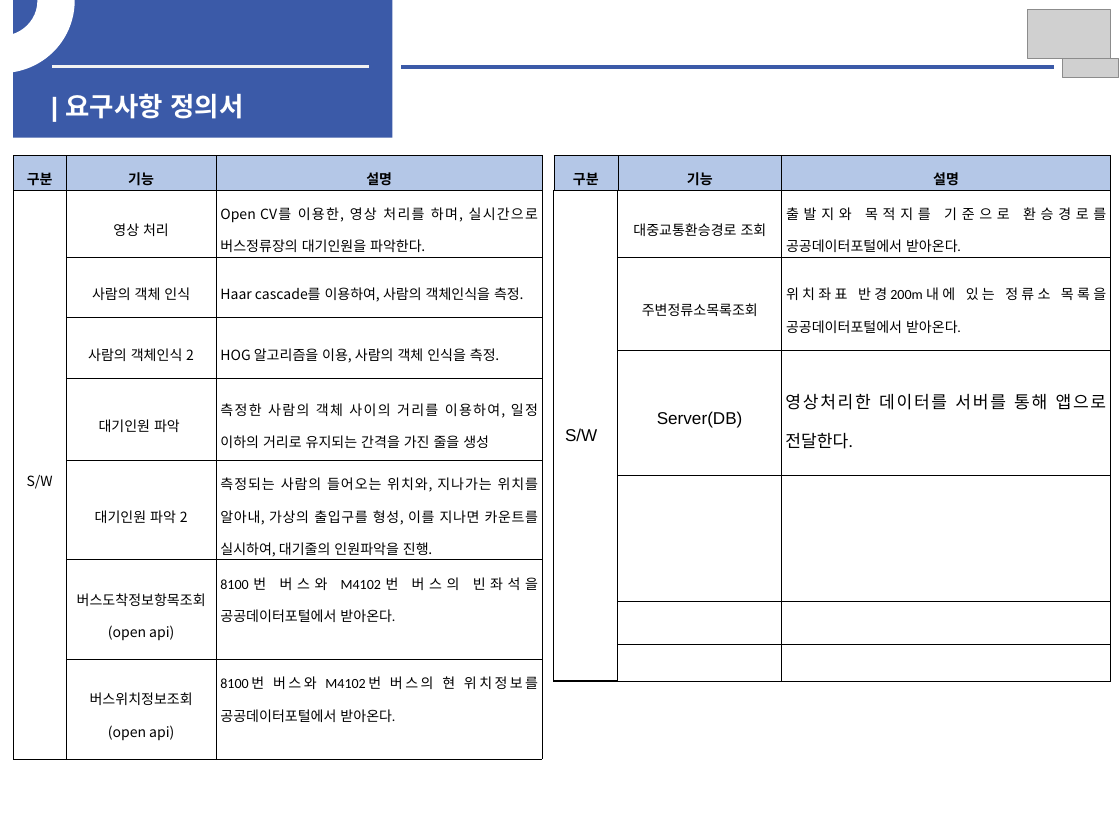
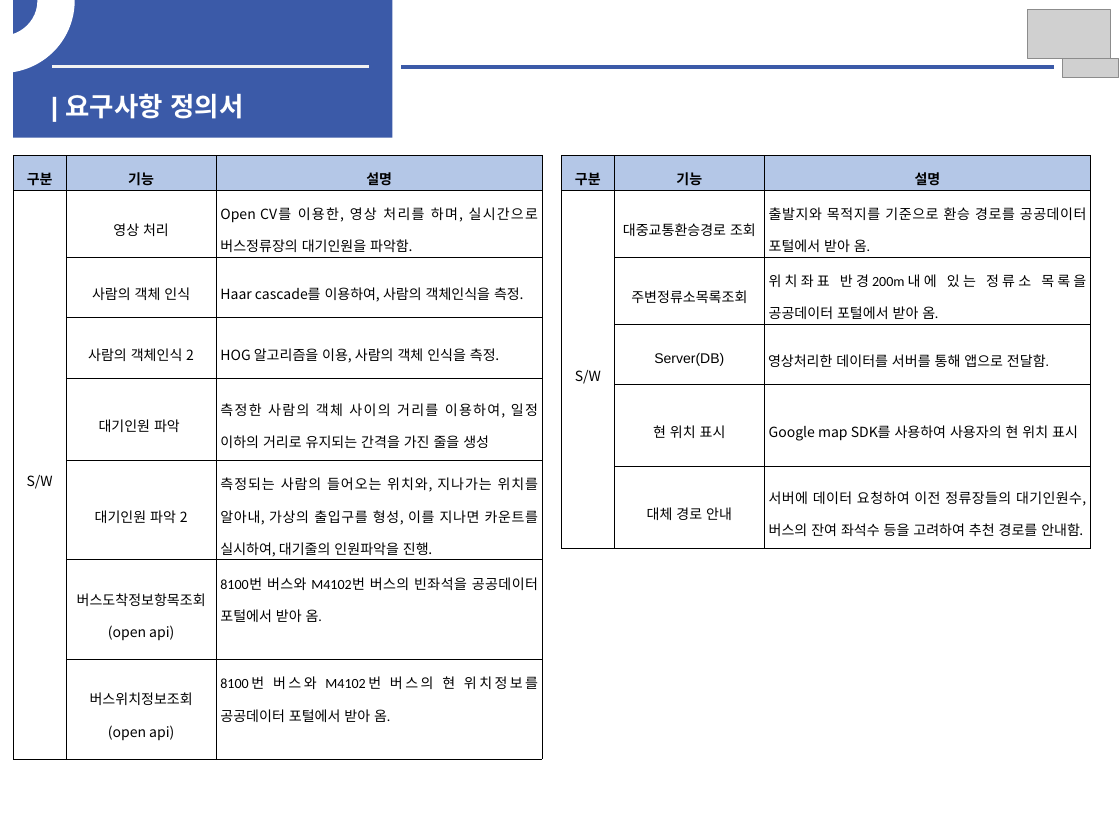
Before and after one commit to woojin1027/THE-FACO, a slide deck: slide 8 of 중간보고서/중간보고서-주말전버전.pptx. Drawn at 1120x840 pixels with LibreOffice and Linux fonts; fonts in the diff are those of the drawing; grey boxes stand for pictures. Boxes give left, top, right and bottom in pixels: in the first picture for what was removed or moved away, otherwise in the second. Text is boxed around its words. In the diff, an @@ line names an element or a change of style, - is before the commit and + after.

```diff
--- a/중간보고서/중간보고서-주말전버전.pptx
+++ b/중간보고서/중간보고서-주말전버전.pptx
@@ table at [13, 156, 542, 744] @@
-row 2, column 3: Open CV를 이용한, 영상 처리를 하며, 실시간으로 버스정류장의 대기인원을 파악한다.
+row 2, column 3: Open CV를 이용한, 영상 처리를 하며, 실시간으로 버스정류장의 대기인원을 파악함.
-row 7, column 3: 8100번 버스와 M4102번 버스의 빈좌석을 공공데이터포털에서 받아온다.
+row 7, column 3: 8100번 버스와 M4102번 버스의 빈좌석을 공공데이터 포털에서 받아 옴.
-row 8, column 3: 8100번 버스와 M4102번 버스의 현 위치정보를 공공데이터포털에서 받아온다.
+row 8, column 3: 8100번 버스와 M4102번 버스의 현 위치정보를 공공데이터 포털에서 받아 옴.
@@ table at [561, 156, 1090, 540] @@
-row 2: S/W | 대중교통환승경로 조회 | 출발지와 목적지를 기준으로 환승경로를 공공데이터포털에서 받아온다.
-row 3:  | 주변정류소목록조회 | 위치좌표 반경200m내에 있는 정류소 목록을 공공데이터포털에서 받아온다.
-row 4:  | Server(DB) | 영상처리한 데이터를 서버를 통해 앱으로 전달한다.
-row 5:  |  | 
-row 6:  |  | 
-row 7:  |  | 
+row 2: S/W | 대중교통환승경로 조회 | 출발지와 목적지를 기준으로 환승 경로를 공공데이터 포털에서 받아 옴.
+row 3:  | 주변정류소목록조회 | 위치좌표 반경200m내에 있는 정류소 목록을 공공데이터 포털에서 받아 옴.
+row 4:  | Server(DB) | 영상처리한 데이터를 서버를 통해 앱으로 전달함.
+row 5:  | 현 위치 표시 | Google map SDK를 사용하여 사용자의 현 위치 표시
+row 6:  | 대체 경로 안내 | 서버에 데이터 요청하여 이전 정류장들의 대기인원수, 버스의 잔여 좌석수 등을 고려하여 추천 경로를 안내함.
@@ table: place and size @@
-table at [553, 156, 1110, 668]
+table at [561, 156, 1090, 540]
```
Also in this commit, not shown: 2 other slides changed, 3 slides added, 1 slide removed.
